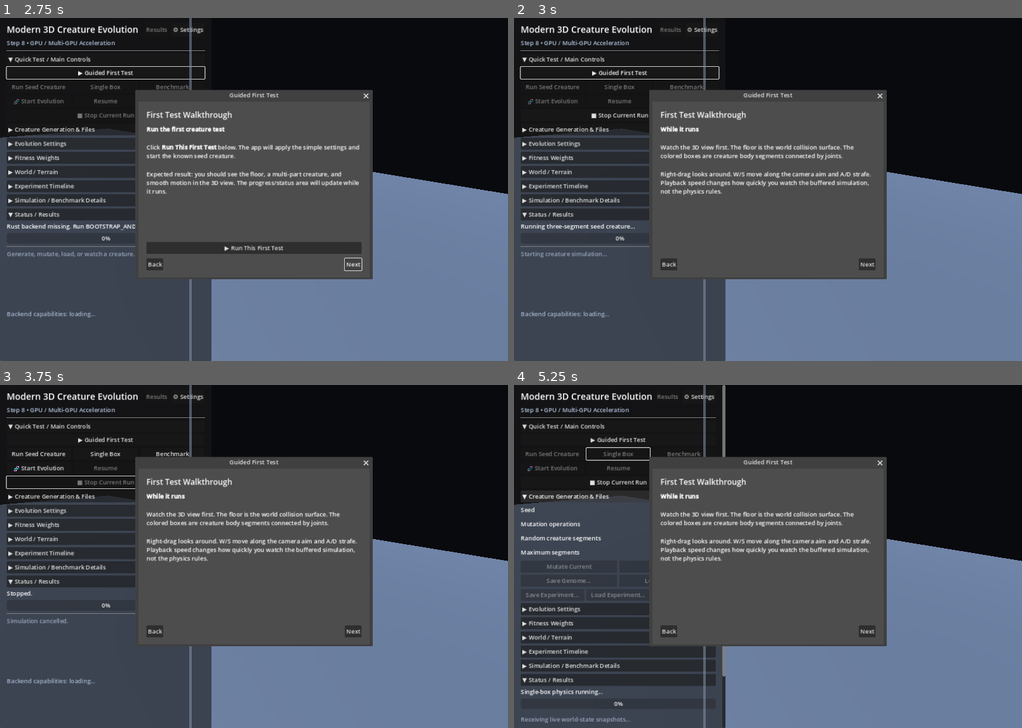
Above: before the commit, frames 1-4 (two rows, left to right).
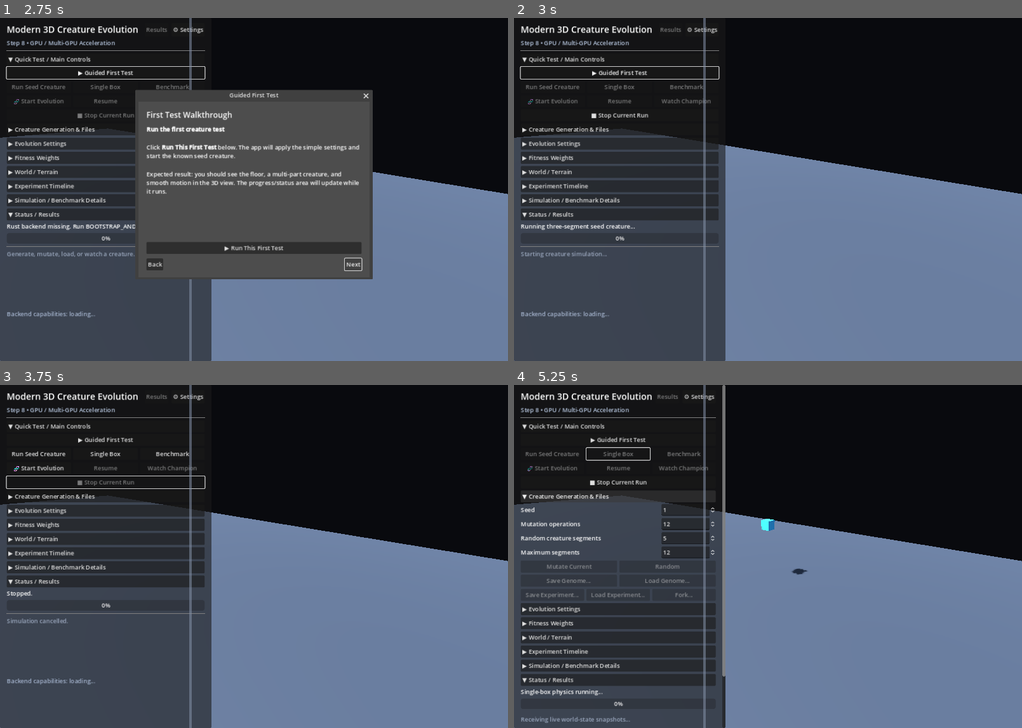
Above: after the commit, the same moments.

Repository: Quest79/Modern-3D-Creature-Evolution
Game: Godot game, scene res://main.tscn
Same seed, same stepped clock (60 frames per second), same inputs: the game is played once before the commit and once after it.
Inputs:
- Up to frame 1 (2.75 s): click "▶ Guided First Test" at 0.5 s; click "Next" at 1.25 s; click "Next" at 2 s
- Up to frame 2 (3 s): click "▶ Run This First Test" at 2.75 s
- Up to frame 3 (3.75 s): click "■ Stop Current Run" at 3.5 s
- Up to frame 4 (5.25 s): click "Single Box" at 4.25 s; click "▶ Creature Generation & Files" at 5 s

Frame 1 is identical in both runs. In frame 2, 23% of the frame differs, in the area x 26-74%, y 20-77%; in frame 3, 23%; in frame 4, 24%.

Commit message:
Prevent silent creature-stream freezes

Diff:
--- a/apps/godot/main.gd
+++ b/apps/godot/main.gd
@@ -196,6 +196,8 @@
 var _job_pid := 0
 var _job_kind := ""
 var _dead_process_since_ms := -1
+var _job_started_ms := -1
+var _job_received_event := false
 var _last_state_time := 0.0
 
 var _replay_frames: Array = []
@@ -254,6 +256,22 @@
     if _job_pid > 0:
         if OS.is_process_running(_job_pid):
             _dead_process_since_ms = -1
+            if (
+                not _job_received_event
+                and _job_started_ms >= 0
+                and Time.get_ticks_msec() - _job_started_ms >= 5000
+            ):
+                OS.kill(_job_pid)
+                _job_pid = 0
+                _job_kind = ""
+                _job_started_ms = -1
+                _reset_replay()
+                _set_status("Simulator started but sent no events for 5 seconds.")
+                _metrics.text = (
+                    "[color=#ff8a8a][b]Test failed:[/b] "
+                    + "the simulator sent no data back to the GUI.[/color]"
+                )
+                _finish_job_controls()
         elif _dead_process_since_ms < 0:
             # Give final UDP packets a moment to arrive before declaring the
             # process dead. Fast benchmark jobs can otherwise race the GUI.
@@ -262,15 +280,28 @@
             var ended_kind := _job_kind
             _job_pid = 0
             _dead_process_since_ms = -1
+            _job_started_ms = -1
 
             if (
                 (ended_kind == "live" or ended_kind == "creature")
                 and _replay_active
             ):
-                # The producer is expected to finish before slow-motion
-                # playback. If its tiny completion packet was dropped, use the
-                # newest buffered frame as the replay end instead of aborting.
-                if not _replay_source_complete and not _replay_frames.is_empty():
+                if _replay_frames.is_empty():
+                    _job_kind = ""
+                    _reset_replay()
+                    _set_status(
+                        "Simulator exited before sending any %s state."
+                        % ("creature" if ended_kind == "creature" else "world")
+                    )
+                    _metrics.text = (
+                        "[color=#ff8a8a][b]Test failed:[/b] "
+                        + "the simulator process exited before any state arrived.[/color]"
+                    )
+                    _finish_job_controls()
+                elif not _replay_source_complete:
+                    # The producer is expected to finish before slow-motion
+                    # playback. If its tiny completion packet was dropped, use
+                    # the newest buffered frame as the replay end.
                     _replay_source_complete = true
                     _replay_final_time = float(
                         _replay_frames.back().get("simulated_seconds", 0.0)
@@ -2153,6 +2184,10 @@
 
     _walkthrough_step = 3
     _refresh_walkthrough()
+    _walkthrough_completed = true
+    _save_settings()
+    _walkthrough_window.hide()
+    _set_status("Guided first test starting • watch the 3D view and Status / Results.")
     _on_seed_creature_pressed()
 
 
@@ -3933,11 +3968,14 @@
 
     _job_kind = kind
     _dead_process_since_ms = -1
+    _job_started_ms = Time.get_ticks_msec()
+    _job_received_event = false
     _job_pid = OS.create_process(_backend_path(), args, false)
 
     if _job_pid <= 0:
         _job_pid = 0
         _job_kind = ""
+        _job_started_ms = -1
         _set_status("Failed to start Rust simulator.")
         return false
 
@@ -3960,6 +3998,8 @@
     _job_pid = 0
     _job_kind = ""
     _dead_process_since_ms = -1
+    _job_started_ms = -1
+    _job_received_event = false
     _reset_replay()
     _finish_job_controls()
 
@@ -4012,7 +4052,22 @@
 
 
 func _handle_event(event: Dictionary) -> void:
+    _job_received_event = true
     var kind := str(event.get("kind", ""))
+
+    if kind == "creature_stream_error":
+        _job_pid = 0
+        _job_kind = ""
+        _dead_process_since_ms = -1
+        _job_started_ms = -1
+        _reset_replay()
+        _set_status("Creature simulator error: %s" % str(event.get("message", "unknown error")))
+        _metrics.text = (
+            "[color=#ff8a8a][b]Creature test failed:[/b] %s[/color]"
+            % str(event.get("message", "unknown error"))
+        )
+        _finish_job_controls()
+        return
 
     match kind:
         "evolution_started":
@@ -4347,6 +4402,8 @@
     _job_pid = 0
     _job_kind = ""
     _dead_process_since_ms = -1
+    _job_started_ms = -1
+    _job_received_event = false
     _progress_bar.value = 100
 
     if completed_kind == "creature":
